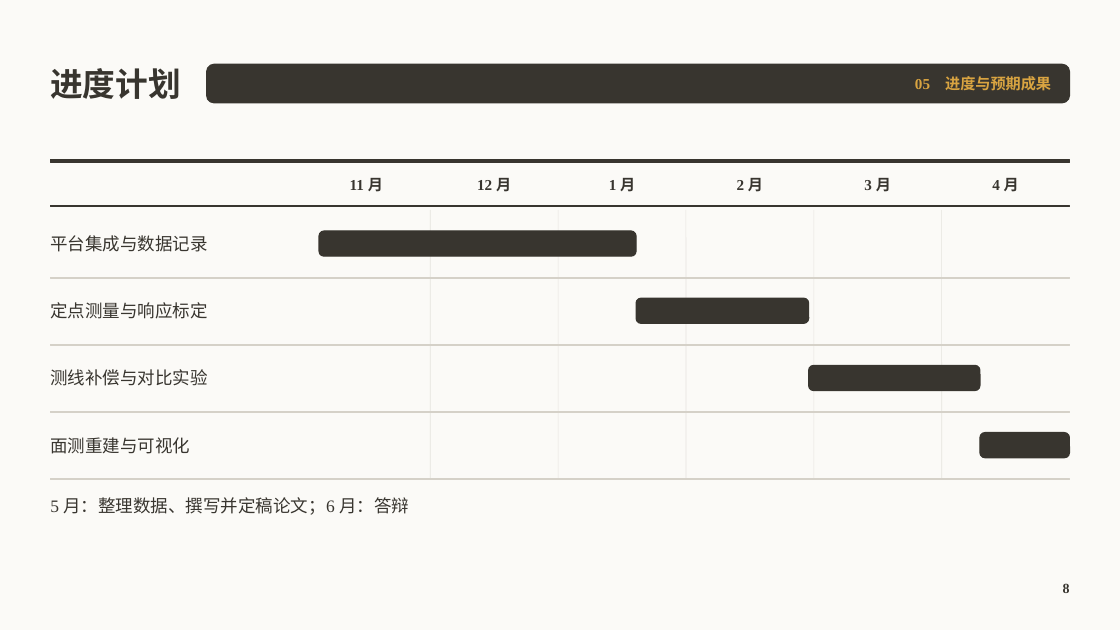
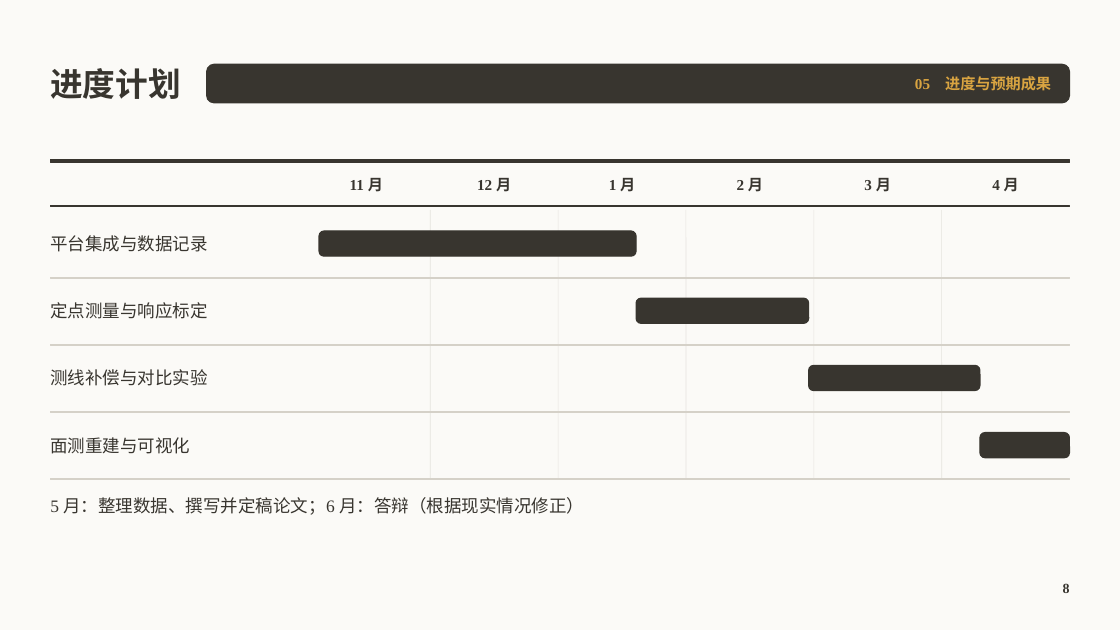
Before and after one commit to cyx3705/2026-039, a slide deck: slide 8 of b-Office/项目开题报告.pptx. Drawn at 1120x630 pixels with LibreOffice and Linux fonts; fonts in the diff are those of the drawing; background and template pictures are left out. Boxes give left, top, right and bottom in pixels: in the first picture for what was removed or moved away, otherwise in the second. Text is boxed around its words. In the diff, an @@ line names an element or a change of style, - is before the commit and + after.

Commit message:
修改报告

```diff
--- a/b-Office/项目开题报告.pptx
+++ b/b-Office/项目开题报告.pptx
@@ text at bbox=[50, 497, 584, 515]: text changed @@
-5 月：整理数据、撰写并定稿论文；6 月：答辩
+5 月：整理数据、撰写并定稿论文；6 月：答辩（根据现实情况修正）
```
